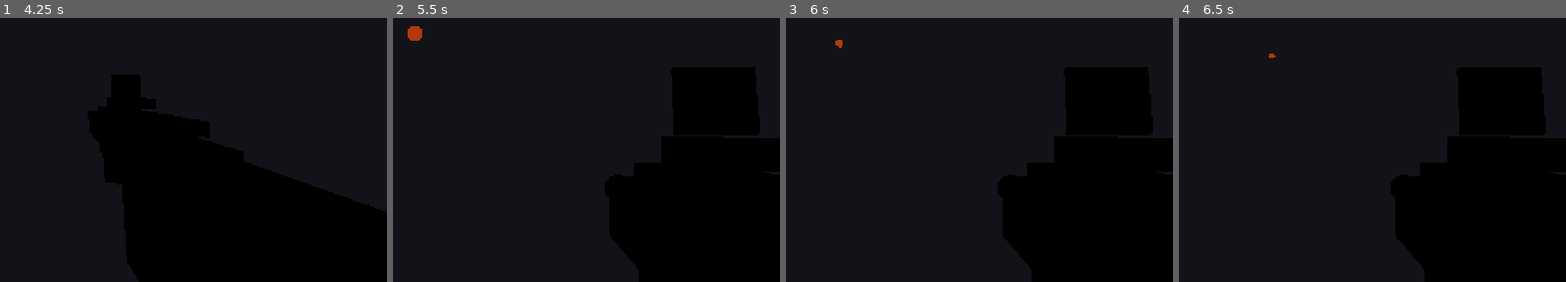
Above: before the commit, frames 1-4 (left to right).
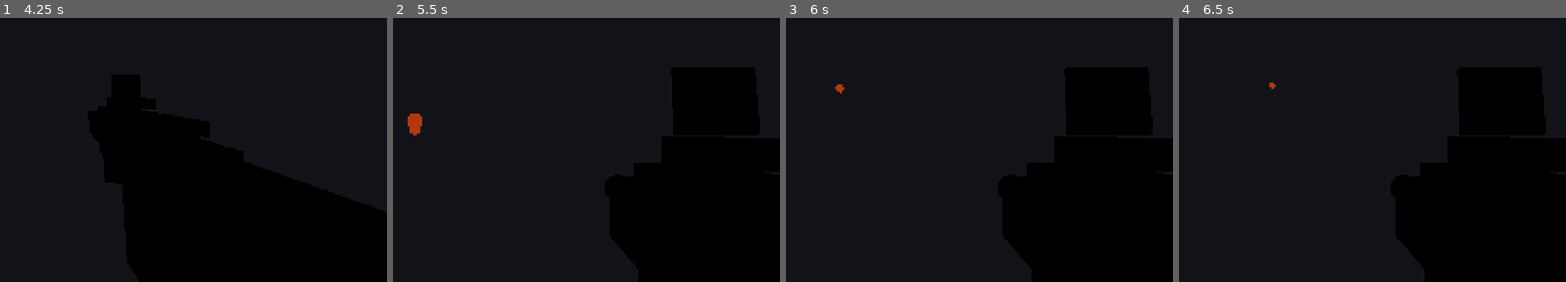
Above: after the commit, the same moments.

Repository: AltenLi/ac_fps_android_game
Game: Godot game, scene res://scenes/player.tscn
Same seed, same stepped clock (60 frames per second), same inputs: the game is played once before the commit and once after it. This scene is started directly instead of the project's main scene.
Inputs (mouse positions are in pixels of both pictures, inside the frame that each line leads up to):
- Up to frame 1 (4.25 s): tap Enter at 0.5, 2, 3.5 s; move the mouse to (61, 76) at 0.52 s; press the mouse at (61, 76) at 0.53 s; hold W (move_forward) from 0.53 s (still down); tap Space (jump) at 0.77, 1.07, 1.25, 1.52, 1.55, 1.82, 2.1, 2.75, 3.02, 3.32, 3.77, 3.8, 4.07 s; tap Ctrl (prone, bound only after the commit) at 0.8, 1.35, 3.05 s; move the mouse to (outside the picture) at 1.27 s; release the mouse at (outside the picture) at 1.28 s; click (outside the picture) at 1.42 s; move the mouse to (38, 70) at 2.02 s; press the mouse at (38, 70) at 2.03 s; move the mouse to (11, 84) at 2.77 s; release the mouse at (11, 84) at 2.78 s; tap Tab (capture_mouse) at 2.85 s; click (11, 84) at 2.92 s; move the mouse to (77, 81) at 3.52 s; press the mouse at (77, 81) at 3.53 s; tap R (reload) at 4.15 s
- Up to frame 2 (5.5 s): keep holding W (move_forward); tap Space (jump) at 4.25, 4.52, 4.82 s; move the mouse to (outside the picture) at 4.27 s; release the mouse at (outside the picture) at 4.28 s; tap Z (scope_zoom) at 4.35 s; click (outside the picture) at 4.55 s; move the mouse to (423, 76) at 5.02 s; hold G (throw_grenade) from 5.03 s (still down); click (423, 76) at 5.17 s; tap Ctrl (prone, bound only after the commit) at 5.3 s
- Up to frame 3 (6 s): move the mouse to (outside the picture) at 5.77 s; release W (move_forward) at 5.78 s; release G (throw_grenade) at 5.78 s; hold D (move_right) from 5.78 s (still down); tap 1 (weapon_1) at 5.85 s; click (outside the picture) at 5.92 s
- Up to frame 4 (6.5 s): keep holding D (move_right); tap Space (jump) at 6.02, 6.05, 6.32 s

Frame 1 is identical in both runs. In frame 2, 0.4% of the frame differs, in the area x 3-8%, y 3-45%; in frame 3, 0.1%; in frame 4, less than 0.1%.

Commit message:
Add prone and Barrett scope overlay

Diff:
--- a/scripts/hud.gd
+++ b/scripts/hud.gd
@@ -22,6 +22,11 @@
 var _cross_bottom: ColorRect
 var _cross_left: ColorRect
 var _cross_right: ColorRect
+var _scope_overlay: Control
+var _scope_ring: Panel
+var _scope_h_line: ColorRect
+var _scope_v_line: ColorRect
+var _scope_active := false
 ## 当前准星张开半径（像素），平滑插值目标
 var _spread_radius := 13.0
 ## 命中标记剩余时间
@@ -53,6 +58,7 @@
 		manager.player.player_shield_changed.connect(_on_shield_changed)
 		manager.player.player_weapon_changed.connect(_on_weapon_changed)
 		manager.player.player_ammo_changed.connect(_on_ammo_changed)
+		manager.player.player_scope_changed.connect(_on_scope_changed)
 		manager.player.player_died.connect(_on_player_died)
 		var health := manager.get_player_health()
 		if health != null:
@@ -206,6 +212,7 @@
 	score_label.text = "蓝队 %d  :  %d 橙队" % [manager.get_living_count("blue"), manager.get_living_count("orange")]
 	weapon_label.text = "武器：%s" % manager.get_current_weapon_name()
 	_update_crosshair(delta)
+	_update_scope_overlay()
 	_update_vignette(delta)
 
 func _update_crosshair(delta: float) -> void:
@@ -524,6 +531,84 @@
 	_apply_cross_line(_cross_bottom, CROSS_GAP_MIN, color)
 	_apply_cross_line(_cross_left,   CROSS_GAP_MIN, color)
 	_apply_cross_line(_cross_right,  CROSS_GAP_MIN, color)
+	_build_scope_overlay(root)
+
+func _build_scope_overlay(root: Control) -> void:
+	_scope_overlay = Control.new()
+	_scope_overlay.set_anchors_preset(Control.PRESET_FULL_RECT)
+	_scope_overlay.mouse_filter = Control.MOUSE_FILTER_IGNORE
+	_scope_overlay.visible = false
+	root.add_child(_scope_overlay)
+
+	var left_mask := ColorRect.new()
+	left_mask.color = Color(0, 0, 0, 0.78)
+	left_mask.anchor_left = 0.0
+	left_mask.anchor_right = 0.5
+	left_mask.anchor_top = 0.0
+	left_mask.anchor_bottom = 1.0
+	left_mask.offset_right = -210
+	_scope_overlay.add_child(left_mask)
+
+	var right_mask := ColorRect.new()
+	right_mask.color = Color(0, 0, 0, 0.78)
+	right_mask.anchor_left = 0.5
+	right_mask.anchor_right = 1.0
+	right_mask.anchor_top = 0.0
+	right_mask.anchor_bottom = 1.0
+	right_mask.offset_left = 210
+	_scope_overlay.add_child(right_mask)
+
+	_scope_ring = Panel.new()
+	_scope_ring.anchor_left = 0.5
+	_scope_ring.anchor_right = 0.5
+	_scope_ring.anchor_top = 0.5
+	_scope_ring.anchor_bottom = 0.5
+	_scope_ring.offset_left = -210
+	_scope_ring.offset_right = 210
+	_scope_ring.offset_top = -210
+	_scope_ring.offset_bottom = 210
+	var style := StyleBoxFlat.new()
+	style.bg_color = Color(0, 0, 0, 0.0)
+	style.border_color = Color(0.02, 0.02, 0.02, 0.96)
+	style.set_border_width_all(10)
+	style.set_corner_radius_all(210)
+	_scope_ring.add_theme_stylebox_override("panel", style)
+	_scope_overlay.add_child(_scope_ring)
+
+	_scope_h_line = _scope_line(_scope_overlay, true)
+	_scope_v_line = _scope_line(_scope_overlay, false)
+
+func _scope_line(root: Control, horizontal: bool) -> ColorRect:
+	var line := ColorRect.new()
+	line.color = Color(0.02, 0.02, 0.02, 0.88)
+	line.anchor_left = 0.5
+	line.anchor_right = 0.5
+	line.anchor_top = 0.5
+	line.anchor_bottom = 0.5
+	if horizontal:
+		line.offset_left = -180
+		line.offset_right = 180
+		line.offset_top = -1
+		line.offset_bottom = 1
+	else:
+		line.offset_left = -1
+		line.offset_right = 1
+		line.offset_top = -180
+		line.offset_bottom = 180
+	root.add_child(line)
+	return line
+
+func _on_scope_changed(active: bool, weapon_id: String) -> void:
+	_scope_active = active and weapon_id == "barrett"
+	_update_scope_overlay()
+
+func _update_scope_overlay() -> void:
+	if _scope_overlay == null:
+		return
+	_scope_overlay.visible = _scope_active
+	for rect: ColorRect in [_cross_top, _cross_bottom, _cross_left, _cross_right]:
+		if rect != null:
+			rect.visible = not _scope_active
 
 func _make_cross_rect(root: Control, color: Color) -> ColorRect:
 	var rect := ColorRect.new()
--- a/scripts/input_setup.gd
+++ b/scripts/input_setup.gd
@@ -13,6 +13,7 @@
 	"reload": [KEY_R],
 	"scope_zoom": [KEY_Z],
 	"throw_grenade": [KEY_G],
+	"prone": [KEY_CTRL],
 	"capture_mouse": [KEY_TAB]
 }
 
--- a/scripts/mobile_controls.gd
+++ b/scripts/mobile_controls.gd
@@ -21,6 +21,7 @@
 const RELOAD_BUTTON_DIAMETER := 80.0
 const SCOPE_BUTTON_DIAMETER := 88.0
 const GRENADE_BUTTON_DIAMETER := 92.0
+const PRONE_BUTTON_DIAMETER := 88.0
 const RIGHT_FIRE_MARGIN_X := 44.0
 const RIGHT_FIRE_MARGIN_Y := 82.0
 const ACTION_BUTTON_GAP := 26.0
@@ -76,6 +77,10 @@
 			if _grenade_rect(viewport_size).has_point(event.position):
 				if player != null:
 					player.mobile_throw_grenade()
+				return
+			if _prone_rect(viewport_size).has_point(event.position):
+				if player != null:
+					player.mobile_toggle_prone()
 				return
 			if _jump_rect(viewport_size).has_point(event.position):
 				if player != null:
@@ -255,6 +260,21 @@
 	)
 	btn_layer.add_child(grenade_btn)
 
+	var prone_btn := _icon_button(int(PRONE_BUTTON_DIAMETER), Color(0.36, 0.32, 0.18, 0.48), Color(1.0, 0.86, 0.42, 0.68), "prone")
+	prone_btn.anchor_left = 1.0
+	prone_btn.anchor_top = 1.0
+	prone_btn.anchor_right = 1.0
+	prone_btn.anchor_bottom = 1.0
+	prone_btn.offset_left = -RIGHT_FIRE_MARGIN_X - FIRE_BUTTON_DIAMETER * 0.42 - PRONE_BUTTON_DIAMETER * 0.5
+	prone_btn.offset_top = -RIGHT_FIRE_MARGIN_Y - FIRE_BUTTON_DIAMETER - ACTION_BUTTON_GAP - GRENADE_BUTTON_DIAMETER - ACTION_BUTTON_GAP - PRONE_BUTTON_DIAMETER
+	prone_btn.offset_right = prone_btn.offset_left + PRONE_BUTTON_DIAMETER
+	prone_btn.offset_bottom = prone_btn.offset_top + PRONE_BUTTON_DIAMETER
+	prone_btn.pressed.connect(func() -> void:
+		if _is_gameplay_input_enabled() and player != null:
+			player.mobile_toggle_prone()
+	)
+	btn_layer.add_child(prone_btn)
+
 	var left_fire_btn := _icon_button(int(LEFT_FIRE_BUTTON_DIAMETER), Color(0.90, 0.18, 0.16, 0.42), Color(1.0, 0.38, 0.32, 0.62), "fire")
 	left_fire_btn.anchor_left = 0.0
 	left_fire_btn.anchor_top = 0.0
@@ -311,6 +331,9 @@
 		"grenade":
 			icon_label.text = "✹"
 			icon_label.add_theme_font_size_override("font_size", diameter / 2)
+		"prone":
+			icon_label.text = "▾"
+			icon_label.add_theme_font_size_override("font_size", diameter / 2 + 8)
 	btn.add_child(icon_label)
 	return btn
 
@@ -342,6 +365,9 @@
 func _grenade_rect(viewport_size: Vector2) -> Rect2:
 	return Rect2(Vector2(viewport_size.x - RIGHT_FIRE_MARGIN_X - FIRE_BUTTON_DIAMETER - ACTION_BUTTON_GAP - GRENADE_BUTTON_DIAMETER, viewport_size.y - RIGHT_FIRE_MARGIN_Y - FIRE_BUTTON_DIAMETER - ACTION_BUTTON_GAP - GRENADE_BUTTON_DIAMETER), Vector2(GRENADE_BUTTON_DIAMETER, GRENADE_BUTTON_DIAMETER))
 
+func _prone_rect(viewport_size: Vector2) -> Rect2:
+	return Rect2(Vector2(viewport_size.x - RIGHT_FIRE_MARGIN_X - FIRE_BUTTON_DIAMETER * 0.42 - PRONE_BUTTON_DIAMETER * 0.5, viewport_size.y - RIGHT_FIRE_MARGIN_Y - FIRE_BUTTON_DIAMETER - ACTION_BUTTON_GAP - GRENADE_BUTTON_DIAMETER - ACTION_BUTTON_GAP - PRONE_BUTTON_DIAMETER), Vector2(PRONE_BUTTON_DIAMETER, PRONE_BUTTON_DIAMETER))
+
 func _jump_rect(viewport_size: Vector2) -> Rect2:
 	var jump_left := viewport_size.x - RIGHT_FIRE_MARGIN_X - FIRE_BUTTON_DIAMETER - ACTION_BUTTON_GAP - WEAPON_BUTTON_DIAMETER - ACTION_BUTTON_GAP - JUMP_BUTTON_DIAMETER
 	var jump_top := viewport_size.y - RIGHT_FIRE_MARGIN_Y - FIRE_BUTTON_DIAMETER * 0.5 - JUMP_BUTTON_DIAMETER * 0.5
@@ -354,7 +380,7 @@
 
 func _is_action_position(position: Vector2) -> bool:
 	var viewport_size := get_viewport().get_visible_rect().size
-	return _is_fire_position(position, viewport_size) or _reloa …(108 unchanged characters)… (viewport_size).has_point(position) or _jump_rect(viewport_size).has_point(position) or _weapon_rect(viewport_size).has_point(position)
+	return _is_fire_position(position, viewport_size) or _reloa …(108 unchanged characters)… (viewport_size).has_point(position) or _prone_rect(viewport_size).has_point(position) or _jump_rect(viewport_size).has_point(position) or _weapon_rect(viewport_size).has_point(position)
 
 func _is_gameplay_input_enabled() -> bool:
 	return visible and player != null and player.can_accept_mobile_input()
--- a/scripts/player_controller.gd
+++ b/scripts/player_controller.gd
@@ -5,6 +5,7 @@
 signal player_shield_changed(current_shield: float, max_shield: float)
 signal player_weapon_changed(display_name: String)
 signal player_ammo_changed(current_ammo: int, reserve_ammo: int, is_reloading: bool)
+signal player_scope_changed(active: bool, weapon_id: String)
 signal player_died
 
 const GRENADE_PROJECTILE_SCENE := preload("res://scenes/projectile.tscn")
@@ -17,6 +18,11 @@
 const WEAPON_SWITCH_ANIM_TIME := 0.24
 const BASE_CAMERA_FOV := 78.0
 const SCOPE_ZOOM_LEVELS := [1.0, 2.5, 5.0]
+const STANDING_BODY_HEIGHT := 1.8
+const PRONE_BODY_HEIGHT := STANDING_BODY_HEIGHT / 5.0
+const STANDING_CAMERA_Y := 1.62
+const PRONE_CAMERA_Y := PRONE_BODY_HEIGHT * 0.82
+const PRONE_SPEED_MULTIPLIER := 0.38
 const GRENADE_COOLDOWN := 5.0
 const GRENADE_DAMAGE := 70.0
 const GRENADE_RADIUS := 5.2
@@ -51,6 +57,9 @@
 var _target_fov := BASE_CAMERA_FOV
 var _air_jumps_used := 0
 var _next_grenade_time := 0.0
+var _is_prone := false
+var _collision_shape: CollisionShape3D
+var _body_capsule: CapsuleShape3D
 
 func _ready() -> void:
 	_build_body()
@@ -126,6 +135,10 @@
 func mobile_throw_grenade() -> void:
 	if can_accept_mobile_input():
 		_throw_grenade()
+
+func mobile_toggle_prone() -> void:
+	if can_accept_mobile_input():
+		_set_prone(not _is_prone)
 
 func get_health() -> Health:
 	return health
@@ -157,6 +170,8 @@
 		_cycle_scope_zoom()
 	if event.is_action_pressed("throw_grenade"):
 		_throw_grenade()
+	if event.is_action_pressed("prone"):
+		_set_prone(not _is_prone)
 
 func _physics_process(delta: float) -> void:
 	if _dead or (match_manager != null and match_manager.match_over):
@@ -216,10 +231,12 @@
 		return
 	_scope_index = (_scope_index + 1) % SCOPE_ZOOM_LEVELS.size()
 	_target_fov = BASE_CAMERA_FOV / float(SCOPE_ZOOM_LEVELS[_scope_index])
+	player_scope_changed.emit(_scope_index > 0, weapon_system.get_current_weapon_id())
 
 func _reset_scope_zoom() -> void:
 	_scope_index = 0
 	_target_fov = BASE_CAMERA_FOV
+	player_scope_changed.emit(false, weapon_system.get_current_weapon_id() if weapon_system != null else "")
 
 func _update_scope_zoom(delta: float) -> void:
 	if camera == null:
@@ -274,10 +291,11 @@
 	if mobile_move.length() > 0.05:
 		input_dir = mobile_move
 	if input_dir.length() > 0.01:
+		var move_speed := SPEED * (PRONE_SPEED_MULTIPLIER if _is_prone else 1.0)
 		var fwd_mul  := 1.0 if input_dir.y < 0.0 else 0.5
 		var side_mul := 0.75
-		var fwd_component  := global_transform.basis.z * input_dir.y * SPEED * fwd_mul
-		var side_component := global_transform.basis.x * input_dir.x * SPEED * side_mul
+		var fwd_component  := global_transform.basis.z * input_dir.y * move_speed * fwd_mul
+		var side_component := global_transform.basis.x * input_dir.x * move_speed * side_mul
 		var move_vec := fwd_component + side_component
 		velocity.x = move_vec.x
 		velocity.z = move_vec.z
@@ -286,6 +304,15 @@
 		velocity.z = move_toward(velocity.z, 0, SPEED)
 	move_and_slide()
 
+func _set_prone(active: bool) -> void:
+	_is_prone = active
+	if _body_capsule != null:
+		_body_capsule.height = PRONE_BODY_HEIGHT if _is_prone else STANDING_BODY_HEIGHT
+	if _collision_shape != null:
+		_collision_shape.position.y = (PRONE_BODY_HEIGHT if _is_prone else STANDING_BODY_HEIGHT) * 0.5
+	if camera != null:
+		camera.position.y = PRONE_CAMERA_Y if _is_prone else STANDING_CAMERA_Y
+
 func _apply_look(relative_x: float, relative_y: float) -> void:
 	var sensitivity: float = GameSettings.mouse_sensitivity
 	rotate_y(deg_to_rad(-relative_x * sensitivity))
@@ -298,10 +325,12 @@
 	collision.name = "CollisionShape3D"
 	var capsule := CapsuleShape3D.new()
 	capsule.radius = 0.42
-	capsule.height = 1.8
+	capsule.height = STANDING_BODY_HEIGHT
 	collision.shape = capsule
-	collision.position.y = 0.9
+	collision.position.y = STANDING_BODY_HEIGHT * 0.5
 	add_child(collision)
+	_collision_shape = collision
+	_body_capsule = capsule
 
 	var body_model := ModelFactory.create_soldier_model(team)
 	body_model.name = "BodyModel"
@@ -310,7 +339,7 @@
 
 	camera = Camera3D.new()
 	camera.name = "Camera3D"
-	camera.position = Vector3(0, 1.62, 0)
+	camera.position = Vector3(0, STANDING_CAMERA_Y, 0)
 	camera.fov = BASE_CAMERA_FOV
 	camera.current = true
 	add_child(camera)
--- a/tests/test_mobile_controls.gd
+++ b/tests/test_mobile_controls.gd
@@ -32,6 +32,9 @@
 	t.is_true(player_text.contains("_air_jumps_used < 1"), "Player should support one extra air jump")
 	t.is_true(player_text.contains("if input_dir.length() > 0.01:"), "Air movement should continue to accept input")
 	t.is_true(player_text.contains("SCOPE_ZOOM_LEVELS := [1.0, 2.5, 5.0]"), "Guns should support 2.5x and 5.0x aim zoom")
+	t.is_true(player_text.contains("signal player_scope_changed(active: bool, weapon_id: String)"), "Player should notify HUD when scope state changes")
+	t.is_true(hud_text.contains("_scope_overlay"), "HUD should include a scope overlay")
+	t.is_true(hud_text.contains("weapon_id == \"barrett\""), "Barrett should use scope overlay when aiming")
 	t.is_true(player_text.contains("func mobile_toggle_scope()"), "Player should expose mobile scope toggling")
 	t.is_true(player_text.contains("weapon_system.get_current_weapon_id() == \"knife\""), "Knife should reset scope zoom instead of aiming")
 	t.is_true(mobile_text.contains("func _reset_all_inputs()"), "Mobile controls should reset all touch state together")
@@ -50,6 +53,10 @@
 	t.is_true(mobile_text.contains("func _grenade_rect(viewport_size: Vector2)"), "Grenade hit area should be explicit")
 	t.is_true(player_text.contains("func mobile_throw_grenade()"), "Player should expose mobile grenade throwing")
 	t.is_true(player_text.contains("GRENADE_PROJECTILE_SCENE"), "Grenade should use the projectile scene")
+	t.is_true(player_text.contains("PRONE_BODY_HEIGHT := STANDING_BODY_HEIGHT / 5.0"), "Prone height should be one fifth of standing height")
+	t.is_true(player_text.contains("func mobile_toggle_prone()"), "Player should expose mobile prone toggling")
+	t.is_true(mobile_text.contains("PRONE_BUTTON_DIAMETER := 88.0"), "Mobile controls should include a prone button")
+	t.is_true(mobile_text.contains("player.mobile_toggle_prone()"), "Prone button should toggle prone")
 	t.is_false(mobile_text.contains("icon_label.text = \"F\""), "Fire icon should not be a letter")
 	t.is_false(mobile_text.contains("icon_label.text = \"R\""), "Reload icon should not be a letter")
 	t.is_false(mobile_text.contains("icon_label.text = \"W\""), "Weapon icon should not be a letter")
